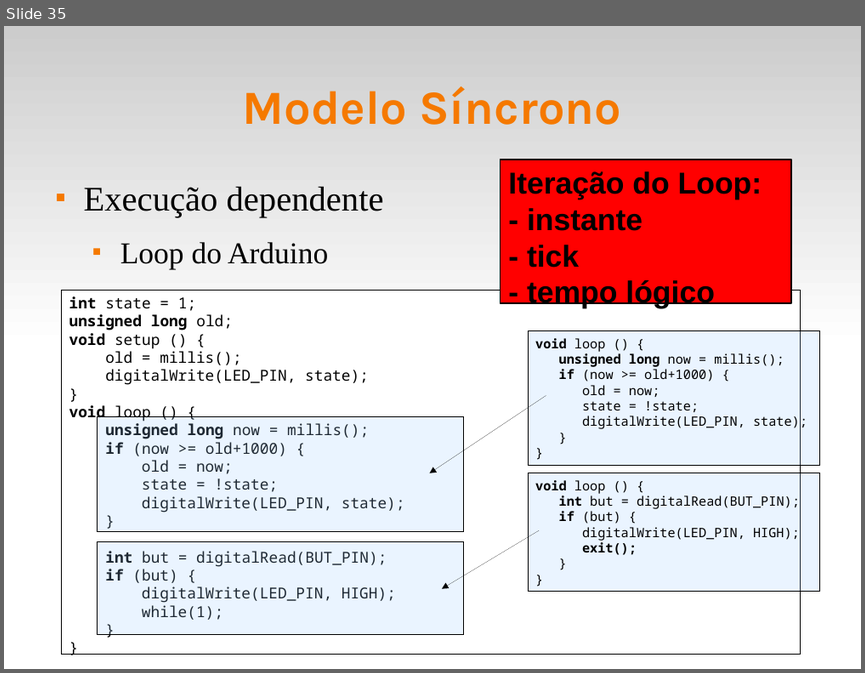
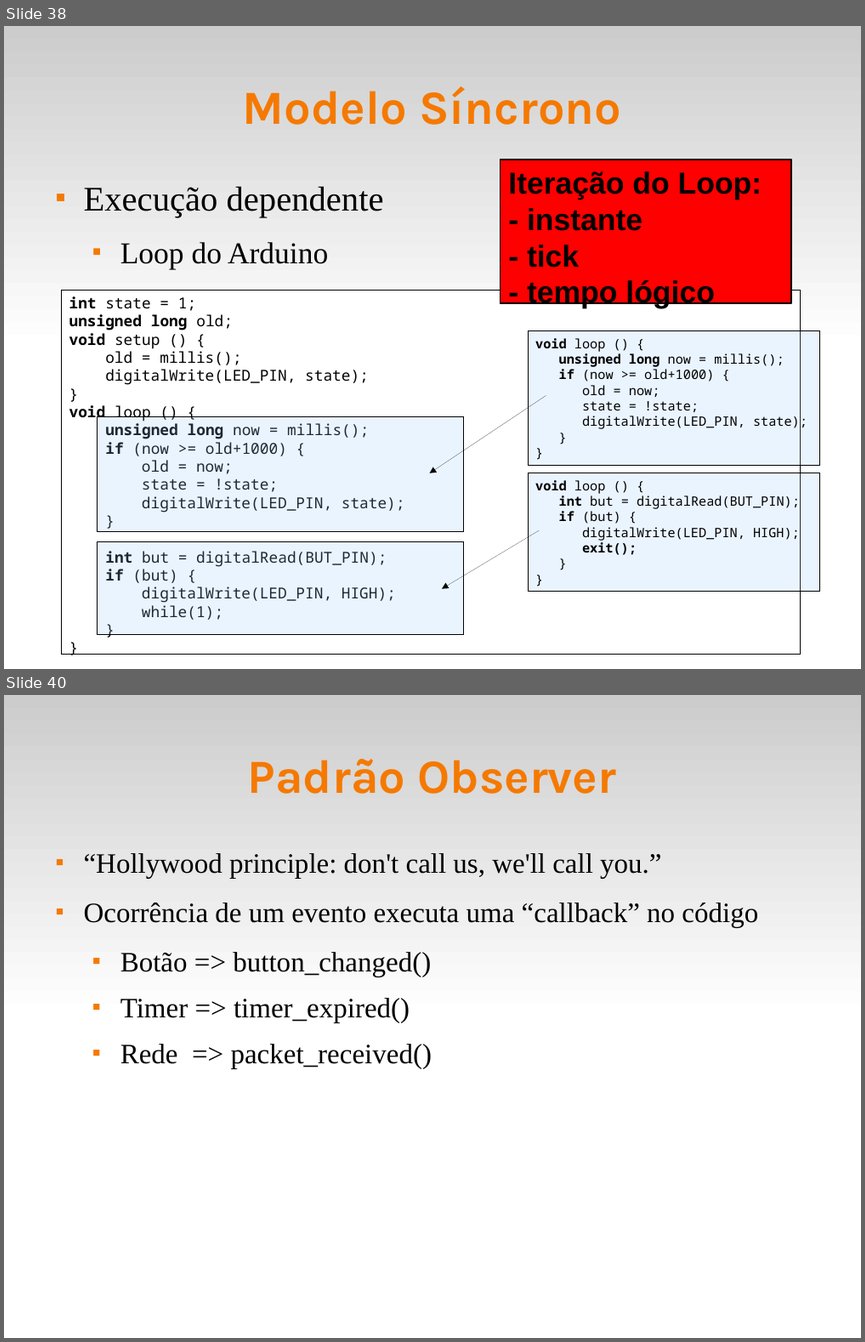
Before and after one commit to fsantanna-uerj/reativos, a slide deck: slides/03_modelos.odp. Shown one above the other, each under a label of ours: slide 35 before the commit, slides 38 and 40 after it; the slides between them are not shown. The pictures are 865x673 and 865x1342 pixels, drawn with LibreOffice and Linux fonts; fonts in the diff are those of the drawing. Boxes give left, top, right and bottom in pixels: in the first picture for what was removed or moved away, otherwise in the second. Text is boxed around its words. In the diff, an @@ line names an element or a change of style, - is before the commit and + after.

```diff
--- a/slides/03_modelos.odp
+++ b/slides/03_modelos.odp
@@ slide 40 added at (4,695,861,1338), background #FFFFFF; not listed: 1 template element that a slide beside it also shows @@
@@ title added at (248,759,617,794), 44 pt, text #F57900, bold @@
+Padrão Observer
@@ text added at (84,853,758,1069), 26 pt, text #000000 @@
+■ “Hollywood principle: don't call us, we'll call you.”
+■ Ocorrência de um evento executa uma “callback” no código
+  ■ Botão => button_changed()
+  ■ Timer => timer_expired()
+  ■ Rede => packet_received()
@@ what was slide 35 is now slide 38 @@
```
Also in this commit, not shown: 15 slides changed, 8 other slides added, 1 slide removed, 5 other files.
